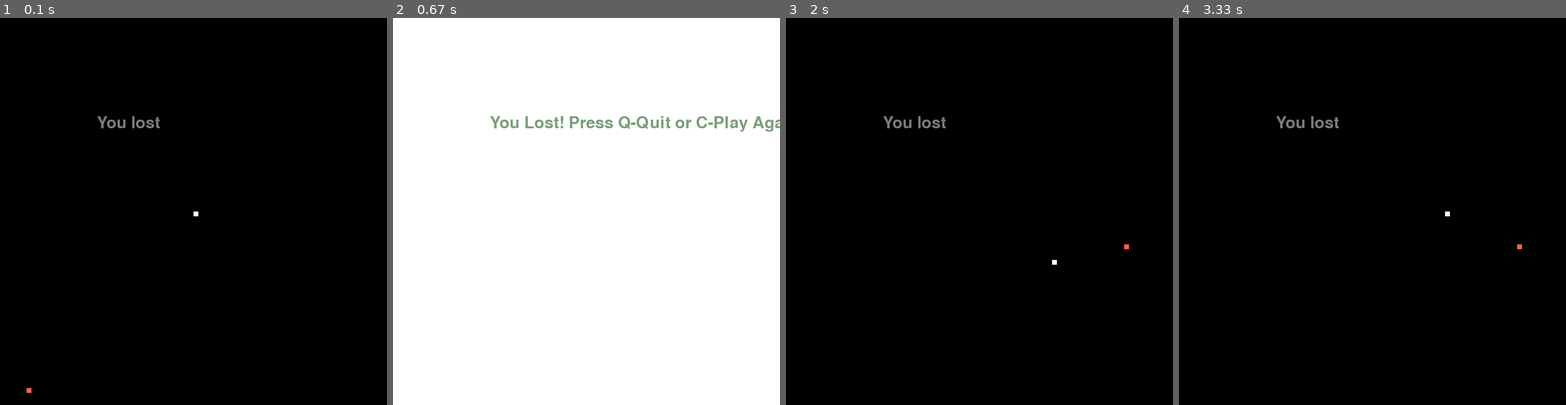
Above: before the commit, frames 1-4 (left to right).
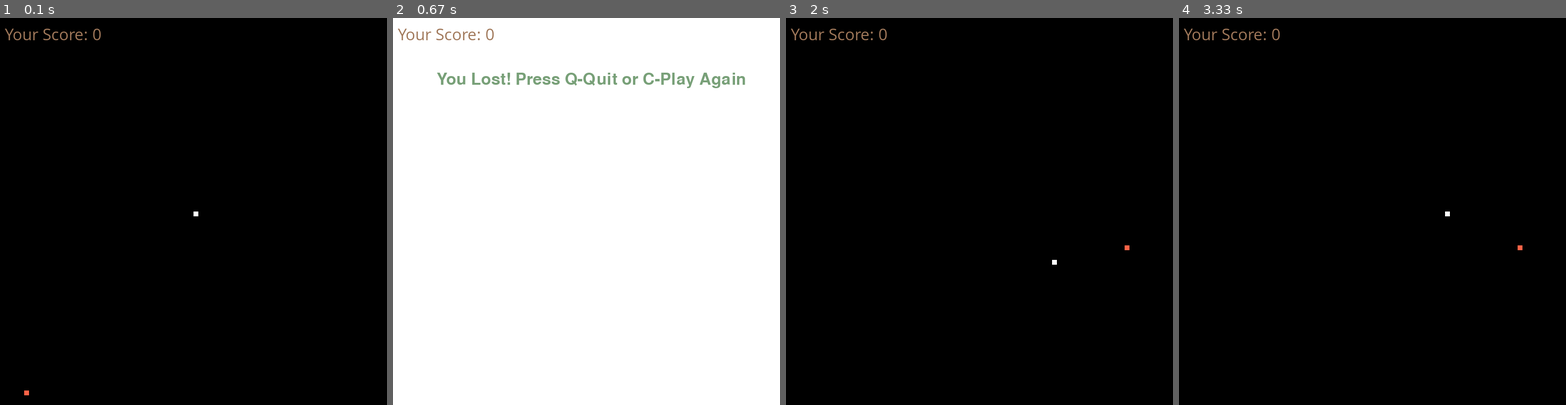
Above: after the commit, the same moments.

Repository: Herrius/python-consola
Game: pygame game, started from game-snake/main.py
The game is run twice, just before and just after one commit, with the same random seed, the same clock (stepped at 60 frames per second) and the same inputs.
Inputs:
- Up to frame 1 (0.1 s): no input
- Up to frame 2 (0.67 s): hold R from 0.33 s (still down); hold Right from 0.33 s (still down)
- Up to frame 3 (2 s): release R at 0.8 s; release Right at 0.8 s; tap C at 0.83 s; tap S at 1.17 s; hold Right 1.5-1.97 s
- Up to frame 4 (3.33 s): hold Up 2-2.3 s; hold Right 2.33-2.8 s; hold Left from 2.83 s (still down)

The runs differ from the first frame. In frame 1, 0.5% of the frame differs, in the area x 1-42%, y 2-98%; in frame 2, 2.2%, in the area x 1-100%, y 2-30%; in frame 3, 0.4%; in frame 4, 0.4%.

Commit message:
pandas introduction

Diff:
--- a/game-snake/main.py
+++ b/game-snake/main.py
@@ -1,41 +1,44 @@
-from audioop import tomono
-import time,random
+import random
 import pygame
+
+
 pygame.init()
+tomato=(255,99,71)
+white=(255,255,255)
 screen_width=800
 screen_height=800
 screen=pygame.display.set_mode((screen_width,screen_height))
-pygame.display.update()
-icon = pygame.image.load('../favicon.ico')
+icon = pygame.image.load('favicon.ico')
 pygame.display.set_icon(icon)
 pygame.display.set_caption('🐍 Juego Snake 🐍')
 game_over=False
-white=(255,255,255)
-tomato=(255,99,71)
-snake_move=10
-
-
 #controla el tiempo de actualizacion
 clock = pygame.time.Clock()
 snake_speed=30
 
 font_style = pygame.font.SysFont(None, 50)
+font = pygame.font.SysFont("comicsansms", 35)
+
+def score(points):
+    value = font.render("Your Score: " + str(points), True, (160,120,90))
+    screen.blit(value, [10, 10])
 
 def message(msg,color):
     mesg = font_style.render(msg, True, color)
-    screen.blit(mesg, [screen_width/4, screen_height/4])
+    screen.blit(mesg, [90, 110])
 class Snake():
     def __init__(self):
         self.color= white
+        self.width=10
+        self.height=10
+        self.length=1
         self.x_ini=screen_width/2
         self.y_ini=screen_height/2
-        self.width=10
-        self.height=10
+        self.body=[[self.x_ini,self.y_ini]]
 
-    def draw(self,canva,x=0,y=0):
-        self.x_ini+=x
-        self.y_ini+=y
-        pygame.draw.rect(canva,self.color,[self.x_ini,self.y_ini,self.width,self.height])
+    def draw(self,canva):
+        for x in self.body:
+            pygame.draw.rect(canva,self.color,[x[0],x[1],self.width,self.height])
 
 class Food(Snake):
     def __init__(self):
@@ -44,6 +47,8 @@
 
 
 def game_loop():
+    snake_move=10
+
     x_update=0
     y_update=0
 
@@ -51,12 +56,13 @@
     game_close = False
 
     snake=Snake()
-    foodx = random.randint(10, 790)
-    foody = random.randint(10, 790)
+    foodx = random.randint(1, 79)*10
+    foody = random.randint(1, 79)*10
     while not game_over:
         while game_close == True:
             screen.fill(white)
             message("You Lost! Press Q-Quit or C-Play Again", (120,160,120))
+            score(snake.length-1)
             pygame.display.update()
 
             for event in pygame.event.get():
@@ -84,16 +90,32 @@
                     x_update = 0
                 elif event.key == pygame.K_r:
                     game_close = True
-
+        if snake.x_ini >= screen_width or snake.x_ini < 0 or snake.y_ini >= screen_height or snake.y_ini < 0:
+            game_close = True
         #limpiar venta
         screen.fill((0,0,0))
         pygame.draw.rect(screen,tomato,[foodx,foody,10,10])
-        snake.draw(screen,x_update,y_update)
-        message("You lost",(124,124,124))
+        snake_head=[]
+        snake.x_ini+=x_update
+        snake.y_ini+=y_update
+        snake_head.append(snake.x_ini)
+        snake_head.append(snake.y_ini)
+        snake.body.append(snake_head)
+        if len(snake.body) > snake.length:
+            del snake.body[0]
+
+        for x in snake.body[:-1]:
+            if x == snake_head:
+                game_close = True
+        snake.draw(screen)
+        score(snake.length-1)
         pygame.display.update()
+
+        clock.tick(30)
         if snake.x_ini == foodx and snake.y_ini == foody:
-            print("Yummy!!")
-        clock.tick(30)
+            foodx = random.randint(1, 79)*10
+            foody = random.randint(1, 79)*10
+            snake.length += 1
     pygame.quit()
     quit()
 
--- /dev/null
+++ b/weather/count_favorite_color.csv
@@ -0,0 +1,4 @@
+,Fur Color,Count
+0,Gray,392
+1,Cinnamon,103
+2,Black,2473
--- /dev/null
+++ b/weather/main.py
@@ -0,0 +1,53 @@
+import csv
+import pandas as pd
+
+def openFile(dataset):
+    with open(dataset) as file:
+        text=file.readlines()
+        print(text)
+
+def readCsv(dataset):
+    temperatures=[]
+    with open(dataset) as file:
+        data=csv.reader(file)
+        for row in data:
+            temperatures.append(row[1])
+    print(temperatures)
+
+def main():
+    data=pd.read_csv("2018_Central_Park_Squirrel_Census_-_Squirrel_Data.csv")
+    print(data.head())
+
+    fur_color=data["Primary Fur Color"]
+    fur_color=data.groupby(["Primary Fur Color"]).size()
+    print(fur_color[0])
+
+    data_dict={
+         "Fur Color":["Gray","Cinnamon","Black"],
+         "Count":[fur_color[1],fur_color[0],fur_color[2]]
+    }
+    df=pd.DataFrame(data_dict)
+    df.to_csv("count_favorite_color.csv")
+
+    # data_dict = data.to_dict()
+    # print(data_dict)
+
+    # temp_list = data["temp"].to_list()
+    # print(len(temp_list))
+
+    # print(data["temp"].mean())
+    # print(data["temp"].max())
+    # print(data["temp"].describe())
+
+    # Get Data in Row
+    # monday = data[data.day == "Monday"]
+    # monday["temp"]=monday["temp"].map(lambda celsius:celsius *9/5+32)
+    # print(monday)
+
+    #Get Row data value
+    # print(data)
+    # data["temp"]=data["temp"].map(lambda celsius:celsius *9/5+32)
+    # print(data)
+
+
+main()
--- /dev/null
+++ b/weather/weather_data.csv
@@ -0,0 +1,8 @@
+day,temp,condition
+Monday,12,Sunny
+Tuesday,14,Rain
+Wednesday,15,Rain
+Thursday,14,Cloudy
+Friday,21,Sunny
+Saturday,22,Sunny
+Sunday,24,Sunny
Not shown, added: weather/2018_Central_Park_Squirrel_Census_-_Squirrel_Data.csv
Not shown, changed: .gitignore
Not shown, added: game-snake/bash.bat
